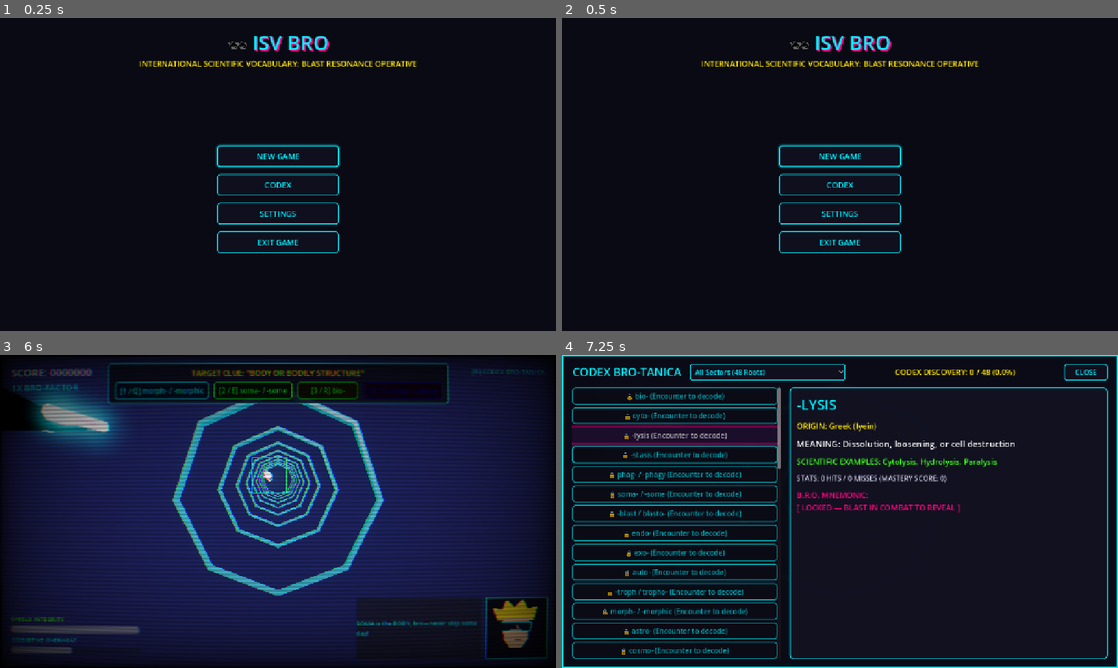
Above: before the commit, frames 1-4 (two rows, left to right).
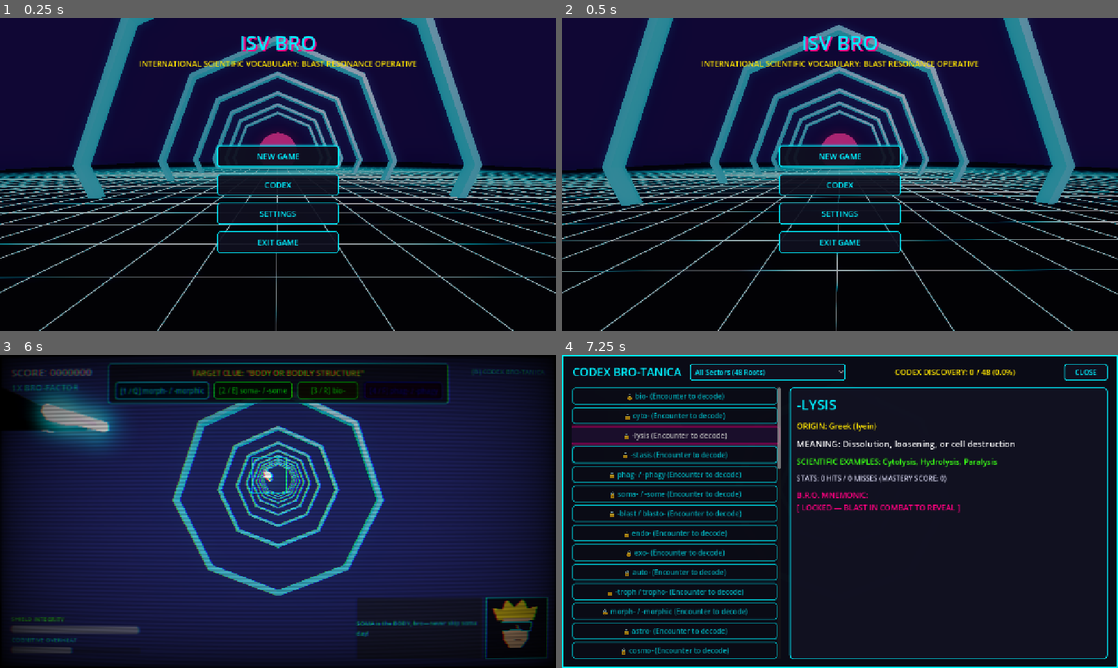
Above: after the commit, the same moments.

Repository: leouofa/isv-bro
Game: Godot game, scene res://scenes/MainMenu.tscn
Same seed, same stepped clock (60 frames per second), same inputs: the game is played once before the commit and once after it. Sound files missing from this copy of the repository are replaced by a short silence.
Inputs (mouse positions are in pixels of both pictures, inside the frame that each line leads up to):
- Up to frame 1 (0.25 s): no input
- Up to frame 2 (0.5 s): no input
- Up to frame 3 (6 s): click "NEW GAME" at 0.5 s; tap Enter at 1.25 s; move the mouse to (400, 495) at 1.27 s; hold D (move_right) 1.28-2.03 s; hold Tab (boost) 1.28-2.03 s; click (400, 495) at 1.42 s; move the mouse to (166, 527) at 2.02 s; hold Ctrl (airbrake) 2.03-2.78 s; tap Space (barrel_roll) at 2.1 s; click (166, 527) at 2.17 s; tap Tab (boost) at 2.3, 3.8, 5.3 s; move the mouse to (333, 442) at 2.77 s; hold D (move_right) 2.78-3.53 s; hold Tab (boost) 2.78-3.53 s; click (333, 442) at 2.92 s; move the mouse to (250, 574) at 3.52 s; hold W (move_up) 3.53-4.28 s; tap 1 (root_1) at 3.6 s; click (250, 574) at 3.67 s; move the mouse to (444, 558) at 4.27 s; hold Tab (boost) 4.28-5.03 s; hold A (move_left) 4.28-5.78 s; tap 2 (root_2) at 4.35 s; click (444, 558) at 4.42 s; move the mouse to (111, 464) at 5.02 s; tap 3 (root_3) at 5.1 s; click (111, 464) at 5.17 s; move the mouse to (305, 511) at 5.77 s; hold Ctrl (airbrake) from 5.78 s (still down); hold Tab (boost) from 5.78 s (still down); tap 4 (root_4) at 5.85 s; click (305, 511) at 5.92 s
- Up to frame 4 (7.25 s): move the mouse to (756, 433) at 6.52 s; release Ctrl (airbrake) at 6.53 s; release Tab (boost) at 6.53 s; hold D (move_right) from 6.53 s (still down); tap B (toggle_codex) at 6.6 s; click (756, 433) at 6.67 s; tap Tab (boost) at 6.8 s

The runs differ from the first frame. In frame 1, 54% of the frame differs, in the area x 0-100%, y 0-100%; in frame 2, 54%; in frame 3, less than 0.1%; in frame 4, nothing differs.

Commit message:
feat(ui): add 3D synthwave title background, dynamic music shuffle, and clean title branding
The title screen previously used a plain solid dark background and played a fixed menu track on startup, while the title text included an informal emoji prefix.

To establish an engaging, authentic retro-futuristic arcade atmosphere aligned with in-game visuals:
- Remove the glasses emoji from the title label for clean, consistent branding.
- Implement a procedural 3D synthwave title background hosted in a SubViewport, featuring an endless scrolling perspective neon grid shader, glowing collider tunnel rings, a horizon sun, and subtle procedural camera drift beneath a translucent menu overlay.
- Introduce dynamic title music selection in MusicManager that randomly selects from all 15 soundtrack tracks in res://tracks/ on arrival and continuously shuffles to subsequent tracks upon completion.
- Extend the headless verification runner to validate title text branding, 3D viewport setup, track pool discovery, and shuffle behavior.

Diff:
--- a/scenes/MainMenu.tscn
+++ b/scenes/MainMenu.tscn
@@ -1,9 +1,10 @@
-[gd_scene load_steps=6 format=3]
+[gd_scene load_steps=7 format=3]
 
 [ext_resource type="Script" path="res://scripts/MainMenu.gd" id="1_menu"]
+[ext_resource type="PackedScene" path="res://scenes/TitleBackground3D.tscn" id="2_bg3d"]
 
 [sub_resource type="StyleBoxFlat" id="StyleBoxFlat_bg"]
-bg_color = Color(0.04, 0.04, 0.08, 1)
+bg_color = Color(0.03, 0.02, 0.06, 0.35)
 
 [sub_resource type="StyleBoxFlat" id="StyleBoxFlat_card"]
 bg_color = Color(0.08, 0.08, 0.14, 0.95)
@@ -62,6 +63,22 @@
 grow_vertical = 2
 script = ExtResource("1_menu")
 
+[node name="SubViewportContainer" type="SubViewportContainer" parent="."]
+layout_mode = 1
+anchors_preset = 15
+anchor_right = 1.0
+anchor_bottom = 1.0
+grow_horizontal = 2
+grow_vertical = 2
+stretch = true
+
+[node name="SubViewport" type="SubViewport" parent="SubViewportContainer"]
+handle_input_locally = false
+size = Vector2i(1280, 720)
+render_target_update_mode = 4
+
+[node name="TitleBackground3D" parent="SubViewportContainer/SubViewport" instance=ExtResource("2_bg3d")]
+
 [node name="Background" type="PanelContainer" parent="."]
 layout_mode = 1
 anchors_preset = 15
@@ -69,6 +86,7 @@
 anchor_bottom = 1.0
 grow_horizontal = 2
 grow_vertical = 2
+mouse_filter = 2
 theme_override_styles/panel = SubResource("StyleBoxFlat_bg")
 
 [node name="VBox" type="VBoxContainer" parent="."]
@@ -95,7 +113,7 @@
 theme_override_constants/shadow_offset_x = 3
 theme_override_constants/shadow_offset_y = 3
 theme_override_font_sizes/font_size = 46
-text = "🕶️ ISV BRO"
+text = "ISV BRO"
 horizontal_alignment = 1
 
 [node name="Subtitle" type="Label" parent="VBox/Header"]
--- /dev/null
+++ b/scenes/TitleBackground3D.tscn
@@ -0,0 +1,65 @@
+[gd_scene load_steps=8 format=3]
+
+[ext_resource type="Script" path="res://scripts/TitleBackground3D.gd" id="1_bg"]
+[ext_resource type="Shader" path="res://shaders/synthwave_grid.gdshader" id="2_shader"]
+
+[sub_resource type="Environment" id="Environment_title"]
+background_mode = 1
+background_color = Color(0.03, 0.02, 0.06, 1)
+ambient_light_source = 2
+ambient_light_color = Color(0.25, 0.15, 0.35, 1)
+tonemap_mode = 3
+glow_enabled = true
+glow_intensity = 1.0
+glow_bloom = 0.3
+glow_blend_mode = 0
+
+[sub_resource type="ShaderMaterial" id="ShaderMaterial_grid"]
+render_priority = 0
+shader = ExtResource("2_shader")
+shader_parameter/grid_color = Color(0, 0.94, 1, 1)
+shader_parameter/bg_color = Color(0.03, 0.02, 0.06, 1)
+shader_parameter/grid_spacing = 1.5
+shader_parameter/line_thickness = 0.04
+shader_parameter/scroll_speed = 7.0
+shader_parameter/fog_start = 8.0
+shader_parameter/fog_end = 45.0
+shader_parameter/glow_boost = 2.4
+
+[sub_resource type="PlaneMesh" id="PlaneMesh_grid"]
+material = SubResource("ShaderMaterial_grid")
+size = Vector2(90, 90)
+
+[sub_resource type="StandardMaterial3D" id="StandardMaterial3D_sun"]
+shading_mode = 0
+albedo_color = Color(1, 0.1, 0.45, 1)
+
+[sub_resource type="SphereMesh" id="SphereMesh_sun"]
+material = SubResource("StandardMaterial3D_sun")
+radius = 4.5
+height = 9.0
+
+[node name="TitleBackground3D" type="Node3D"]
+script = ExtResource("1_bg")
+
+[node name="WorldEnvironment" type="WorldEnvironment" parent="."]
+environment = SubResource("Environment_title")
+
+[node name="DirectionalLight3D" type="DirectionalLight3D" parent="."]
+transform = Transform3D(0.965926, -0.0669873, 0.25, 0, 0.965926, 0.258819, -0.258819, -0.25, 0.933013, 0, 8, 0)
+light_color = Color(0.85, 0.75, 1, 1)
+light_energy = 0.7
+
+[node name="Camera3D" type="Camera3D" parent="."]
+transform = Transform3D(1, 0, 0, 0, 0.996195, 0.0871557, 0, -0.0871557, 0.996195, 0, 1.7, 5)
+fov = 72.0
+
+[node name="GridPlane" type="MeshInstance3D" parent="."]
+transform = Transform3D(1, 0, 0, 0, 1, 0, 0, 0, 1, 0, -0.5, -20)
+mesh = SubResource("PlaneMesh_grid")
+
+[node name="HorizonSun" type="MeshInstance3D" parent="."]
+transform = Transform3D(1, 0, 0, 0, 1, 0, 0, 0, 0.2, 0, 2.5, -46)
+mesh = SubResource("SphereMesh_sun")
+
+[node name="RingsContainer" type="Node3D" parent="."]
--- a/scripts/MainMenu.gd
+++ b/scripts/MainMenu.gd
@@ -27,7 +27,7 @@
 
 func _ready() -> void:
 	if is_inside_tree() and has_node("/root/MusicManager"):
-		get_node("/root/MusicManager").play_sector_music(0, 0)
+		get_node("/root/MusicManager").play_random_title_music()
 
 	setup_sector_cards()
 
--- a/scripts/MusicManager.gd
+++ b/scripts/MusicManager.gd
@@ -10,19 +10,19 @@
 	99: ["res://tracks/Left Turn.mp3", "res://tracks/Rerun.mp3", "res://tracks/The End.mp3"]
 }
 
+const TITLE_SECTOR_ID: int = -2
+
 var audio_player: AudioStreamPlayer
 var music_bus_idx: int = 0
 var lpf_effect_idx: int = 0
 var current_sector_played: int = -1
 var current_track_path: String = ""
+var all_tracks_cache: Array[String] = []
 
 func _ready() -> void:
 	process_mode = Node.PROCESS_MODE_ALWAYS
 	setup_audio_bus()
-	audio_player = AudioStreamPlayer.new()
-	audio_player.bus = "Music"
-	add_child(audio_player)
-	audio_player.finished.connect(_on_track_finished)
+	_ensure_player()
 
 func setup_audio_bus() -> void:
 	music_bus_idx = AudioServer.get_bus_index("Music")
@@ -52,6 +52,61 @@
 	if music_bus_idx >= 0 and lpf_effect_idx >= 0:
 		AudioServer.set_bus_effect_enabled(music_bus_idx, lpf_effect_idx, enabled)
 
+func get_all_tracks() -> Array[String]:
+	if not all_tracks_cache.is_empty():
+		return all_tracks_cache
+
+	var tracks: Array[String] = []
+	var dir := DirAccess.open("res://tracks")
+	if dir:
+		dir.list_dir_begin()
+		var file_name := dir.get_next()
+		while file_name != "":
+			if not dir.current_is_dir():
+				var clean_name := file_name.trim_suffix(".import")
+				if clean_name.ends_with(".mp3"):
+					var full_path := "res://tracks/" + clean_name
+					if not tracks.has(full_path):
+						tracks.append(full_path)
+			file_name = dir.get_next()
+		dir.list_dir_end()
+
+	if tracks.is_empty():
+		tracks = [
+			"res://tracks/Entryway.mp3",
+			"res://tracks/Escape.mp3",
+			"res://tracks/Left Turn.mp3",
+			"res://tracks/Low Cut.mp3",
+			"res://tracks/Luck.mp3",
+			"res://tracks/Mirror Tech.mp3",
+			"res://tracks/Rerun.mp3",
+			"res://tracks/Silly Verses.mp3",
+			"res://tracks/The End.mp3",
+			"res://tracks/The Flight.mp3",
+			"res://tracks/The Key.mp3",
+			"res://tracks/The Run.mp3",
+			"res://tracks/Ultrabeat.mp3",
+			"res://tracks/Undercurrent.mp3",
+			"res://tracks/Understanding.mp3"
+		]
+
+	all_tracks_cache = tracks
+	return all_tracks_cache
+
+func play_random_title_music() -> void:
+	current_sector_played = TITLE_SECTOR_ID
+	var tracks := get_all_tracks()
+	if tracks.is_empty():
+		return
+
+	var candidates := tracks.duplicate()
+	if candidates.size() > 1 and candidates.has(current_track_path):
+		candidates.erase(current_track_path)
+
+	var chosen: String = candidates.pick_random()
+	current_track_path = ""
+	play_track(chosen)
+
 func play_sector_music(sector: int, track_index: int = 0) -> void:
 	if not SECTOR_TRACKS.has(sector):
 		sector = 0
@@ -65,7 +120,16 @@
 func play_boss_music(boss_variant: int = 0) -> void:
 	play_sector_music(99, boss_variant)
 
+func _ensure_player() -> void:
+	if audio_player == null:
+		audio_player = AudioStreamPlayer.new()
+		audio_player.bus = "Music"
+		add_child(audio_player)
+		if not audio_player.finished.is_connected(_on_track_finished):
+			audio_player.finished.connect(_on_track_finished)
+
 func play_track(path: String) -> void:
+	_ensure_player()
 	if current_track_path == path and audio_player.playing:
 		return
 	if not FileAccess.file_exists(path) and not ResourceLoader.exists(path):
@@ -75,13 +139,19 @@
 	var stream := load(path) as AudioStream
 	if stream:
 		audio_player.stream = stream
-		audio_player.play()
+		if is_inside_tree() and audio_player.is_inside_tree():
+			audio_player.play()
 
 func stop_music() -> void:
-	audio_player.stop()
+	if audio_player:
+		audio_player.stop()
 	current_track_path = ""
 
 func _on_track_finished() -> void:
+	if current_sector_played == TITLE_SECTOR_ID:
+		play_random_title_music()
+		return
+
 	# Loop within current category
 	if current_sector_played != -1 and SECTOR_TRACKS.has(current_sector_played):
 		var track_list: Array = SECTOR_TRACKS[current_sector_played]
--- /dev/null
+++ b/scripts/TitleBackground3D.gd
@@ -0,0 +1,45 @@
+# scripts/TitleBackground3D.gd
+extends Node3D
+
+@onready var camera: Camera3D = $Camera3D
+@onready var rings_container: Node3D = $RingsContainer
+
+const RING_MODEL: PackedScene = preload("res://assets/models/hazard_collider_ring.glb")
+const NUM_RINGS := 7
+const RING_SPACING := 8.0
+const RING_SPEED := 6.0
+const TOTAL_SPAN := NUM_RINGS * RING_SPACING
+
+var rings: Array[Node3D] = []
+var time_elapsed: float = 0.0
+
+func _ready() -> void:
+	setup_rings()
+
+func setup_rings() -> void:
+	if RING_MODEL == null:
+		return
+
+	for i in range(NUM_RINGS):
+		var ring := RING_MODEL.instantiate() as Node3D
+		# Center rings slightly above the grid plane
+		ring.position = Vector3(0, 1.2, -float(i) * RING_SPACING)
+		ring.scale = Vector3(1.1, 1.1, 1.1)
+		rings_container.add_child(ring)
+		rings.append(ring)
+
+func _process(delta: float) -> void:
+	time_elapsed += delta
+
+	# Subtle, smooth camera breathing and sway
+	if camera:
+		camera.position.x = sin(time_elapsed * 0.35) * 0.35
+		camera.position.y = 1.7 + sin(time_elapsed * 0.5) * 0.08
+		camera.rotation.z = -sin(time_elapsed * 0.35) * 0.018
+
+	# Move rings forward along Z towards camera
+	for ring in rings:
+		ring.position.z += RING_SPEED * delta
+		# When behind camera, wrap back to the far distance
+		if ring.position.z > 8.0:
+			ring.position.z -= TOTAL_SPAN
--- /dev/null
+++ b/shaders/synthwave_grid.gdshader
@@ -0,0 +1,32 @@
+shader_type spatial;
+render_mode unshaded, cull_disabled;
+
+uniform vec4 grid_color : source_color = vec4(0.0, 0.94, 1.0, 1.0);
+uniform vec4 bg_color : source_color = vec4(0.04, 0.02, 0.08, 1.0);
+uniform float grid_spacing : hint_range(0.1, 10.0) = 1.5;
+uniform float line_thickness : hint_range(0.01, 0.5) = 0.04;
+uniform float scroll_speed : hint_range(0.0, 30.0) = 8.0;
+uniform float fog_start : hint_range(0.0, 100.0) = 5.0;
+uniform float fog_end : hint_range(10.0, 200.0) = 45.0;
+uniform float glow_boost : hint_range(1.0, 5.0) = 2.2;
+
+varying vec3 v_world_pos;
+
+void vertex() {
+	v_world_pos = (MODEL_MATRIX * vec4(VERTEX, 1.0)).xyz;
+}
+
+void fragment() {
+	vec2 uv_pos = v_world_pos.xz;
+	uv_pos.y += TIME * scroll_speed;
+
+	vec2 grid = abs(fract(uv_pos / grid_spacing - 0.5) - 0.5) / (fwidth(uv_pos / grid_spacing) + 0.001);
+	float line = min(grid.x, grid.y);
+	float line_intensity = 1.0 - min(line * (1.0 - line_thickness), 1.0);
+
+	float dist = length(v_world_pos.xz);
+	float fog = clamp((dist - fog_start) / (fog_end - fog_start), 0.0, 1.0);
+
+	vec3 final_color = mix(grid_color.rgb * glow_boost, bg_color.rgb, fog);
+	ALBEDO = mix(bg_color.rgb, final_color, line_intensity);
+}
--- a/tools/test_game.gd
+++ b/tools/test_game.gd
@@ -277,6 +277,30 @@
 	ui_node.free()
 	sfx_node.free()
 
+	print("\n--- SUITE 10: Title Screen Synthwave Background & Random Tracks ---")
+	var main_menu := (load("res://scenes/MainMenu.tscn") as PackedScene).instantiate()
+	root.add_child(main_menu)
+	var title_lbl = main_menu.get_node_or_null("VBox/Header/Title") as Label
+	assert_true(title_lbl != null and title_lbl.text == "ISV BRO", "Title text is exactly 'ISV BRO' with glasses emoji removed")
+	var bg_container = main_menu.get_node_or_null("SubViewportContainer/SubViewport/TitleBackground3D")
+	assert_true(bg_container != null, "3D Synthwave Background SubViewport present in MainMenu")
+	assert_true(bg_container.get_node_or_null("GridPlane") != null, "Synthwave grid terrain plane present")
+	assert_true(bg_container.get_node_or_null("HorizonSun") != null, "Synthwave horizon sun present")
+
+	var mm_node = (load("res://scripts/MusicManager.gd") as GDScript).new()
+	root.add_child(mm_node)
+	var all_tracks = mm_node.get_all_tracks()
+	assert_true(all_tracks.size() >= 15, "MusicManager discovered all tracks in res://tracks/ (found %d)" % all_tracks.size())
+	mm_node.play_random_title_music()
+	assert_true(all_tracks.has(mm_node.current_track_path), "MusicManager selected valid random track: %s" % mm_node.current_track_path)
+	assert_true(mm_node.current_sector_played == -2, "MusicManager set to title music sector (-2)")
+	var cur_track = mm_node.current_track_path
+	mm_node._on_track_finished()
+	assert_true(all_tracks.has(mm_node.current_track_path), "MusicManager shuffled to next track: %s" % mm_node.current_track_path)
+
+	main_menu.free()
+	mm_node.free()
+
 	gm.free()
 	lex_node.free()
 
Not shown, added: scripts/TitleBackground3D.gd.uid
Not shown, added: shaders/synthwave_grid.gdshader.uid
